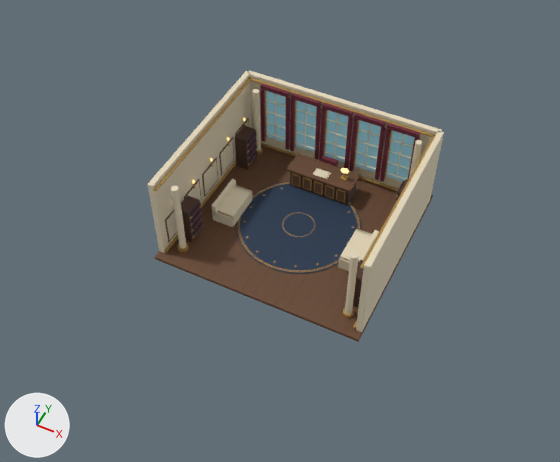
One commit to the glTF model public/models/oval-arena.glb: the scene before it, then after it.
The view is the same before and after, from a 50 mm camera at (18.9, -41.5, 50.2) aimed at (-0.4, -2.9, 2.0). The lights are fixed; the arrows at lower left show +X, +Y and +Z. The older version comes first. Vertices at exactly the same position are counted once.

In view in the first picture: 'OvalArenaGeometry'.
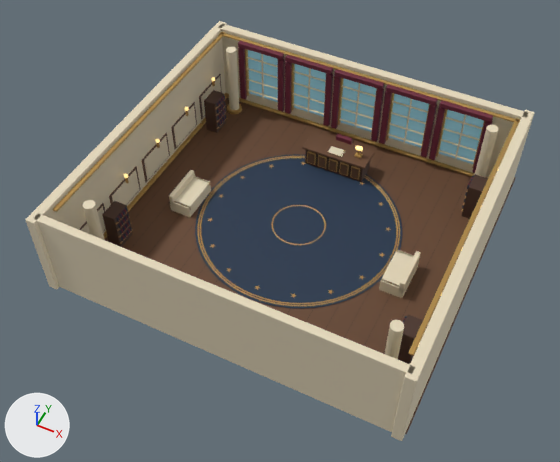
The change, as a diff of the scene's bpy script:
```diff
--- a/public/models/oval-arena.glb.py
+++ b/public/models/oval-arena.glb.py
@@ me_cylinder_003 @@
 # used by ob_ovalarenageometry; parent = ob_ovalarenaroot; location = (0.0, 0.0, 0.03)
-me_cylinder_003.from_pydata(...)  # 8132 vertices, 14792 faces; spans x -9.3..9.3, y -8.7..8.7, z -0.3..8.0
+me_cylinder_003.from_pydata(...)  # 8272 vertices, 15048 faces; spans x -9.3..9.3, y -9.2..8.7, z -0.3..8.0
+# me_cylinder_003 part 1: the loose piece of 24 vertices spanning x -3.1..3.1, y 3.8..6.2, z 1.9..2.1 is scaled about its middle by (0.606, 0.606, 1)
+# me_cylinder_003 part 2: the loose piece of 24 vertices spanning x -1.5..-0.7, y 4.0, z 0.3..1.7 is scaled about its middle by (0.447, 0.606, 0.81), then moved by (-0.2, 0.4, 0.0), in mat_wood (brown #66452d)
+# me_cylinder_003 part 3: the loose piece of 24 vertices spanning x -1.4..-0.8, y 3.9..4.0, z 0.4..1.5 is scaled about its middle by (0.606, 0.606, 1), then moved by (0.4, 0.4, 0.0)
+# me_cylinder_003 part 4: the loose piece of 24 vertices spanning x -0.4..0.4, y 4.0, z 0.3..1.7 is scaled about its middle by (0.447, 0.606, 0.81), then moved by (0.0, 0.4, 0.0), in mat_wood (brown #66452d)
+# me_cylinder_003 part 5: the loose piece of 24 vertices spanning x 0.7..1.5, y 4.0, z 0.3..1.7 is scaled about its middle by (0.447, 0.606, 0.81), then moved by (-0.4, 0.4, 0.0), in mat_wood (brown #66452d)
+# me_cylinder_003 part 6: the loose piece of 24 vertices spanning x 0.8..1.4, y 3.9..4.0, z 0.4..1.5 is scaled about its middle by (0.606, 0.606, 1), then moved by (0.2, 0.4, 0.0)
+# me_cylinder_003 part 7: the loose piece of 24 vertices spanning x -8.4..-7.2, y 4.1..5.9, z 0.0..3.6 is scaled about its middle by (0.606, 0.606, 1)
+# me_cylinder_003 part 8: the loose piece of 24 vertices spanning x -8.4..-7.2, y -5.9..-4.1, z 0.0..3.6 is scaled about its middle by (0.606, 0.606, 1)
+# me_cylinder_003 part 9: the loose piece of 24 vertices spanning x 7.2..8.4, y 4.1..5.9, z 0.0..3.6 is scaled about its middle by (0.606, 0.606, 1)
+# me_cylinder_003 part 10: the loose piece of 24 vertices spanning x 7.2..8.4, y -5.9..-4.1, z 0.0..3.6 is scaled about its middle by (0.606, 0.606, 1)
+# me_cylinder_003 part 11: the loose piece of 24 vertices spanning x -2.8..2.8, y 4.1..5.9, z 0.0..2.0 is scaled about its middle by (0.606, 0.606, 1)
+# me_cylinder_003 part 12: the loose piece of 24 vertices spanning x -7.0..-5.0, y -2.8..0.9, z 0.0..1.2 is rebuilt with 24 vertices and now spans x -6.6..-5.4, y -2.1..0.1, z 0.0..1.2
+# me_cylinder_003 part 13: 134 loose pieces with 3188 vertices, spanning x -9.2..9.2, y -8.0..8.0, z 0.0..8.0, are deleted
+# me_cylinder_003 part 14: 45 vertices moved within x -8.5..8.5, y -6.1..7.5, z 4.1..7.1; 149 vertices removed from x -8.4..8.4, y -6.1..7.4, z 0.7..7.3; 3409 vertices added at x -9.3..9.3, y -9.2..8.4, z 0.0..8.0
+# other edits to the shape of me_cylinder_003 do not show in these pictures
 me_cylinder_003.materials.append(mat_rug)
@@ ob_ovalarenageometry @@
 ob_ovalarenageometry.location = (0.0, 0.0, 0.03)
+ob_ovalarenageometry.scale = (1.65, 1.65, 1.0)
```

Boxes (x1, y1, x2, y2) around the edits, measured in the pictures (560 x 462 px; the box of a moved part takes in the faces that stretch with it):
'OvalArenaGeometry', reshaped, rescaled (71% wider, 54% taller)
    before: (147, 70, 444, 342)
    after: (25, 21, 534, 441)
part 1 of me_cylinder_003, moved or reshaped
    before: (287, 153, 361, 192)
    after: (302, 132, 374, 169)
part 2 of me_cylinder_003, moved or reshaped
    before: (303, 177, 312, 191)
    after: (308, 153, 314, 164)
part 3 of me_cylinder_003, moved or reshaped
    before: (303, 179, 310, 190)
    after: (318, 157, 325, 168)
part 4 of me_cylinder_003, moved or reshaped
    before: (314, 181, 323, 195)
    after: (329, 160, 336, 171)
part 5 of me_cylinder_003, moved or reshaped
    before: (325, 185, 334, 199)
    after: (340, 164, 348, 175)
part 6 of me_cylinder_003, moved or reshaped
    before: (326, 186, 333, 198)
    after: (351, 168, 359, 179)
part 7 of me_cylinder_003, moved or reshaped
    before: (235, 126, 256, 170)
    after: (204, 90, 226, 133)
part 8 of me_cylinder_003, moved or reshaped
    before: (181, 195, 203, 242)
    after: (102, 201, 132, 247)
part 9 of me_cylinder_003, moved or reshaped (mostly hidden before)
    before: (397, 179, 408, 200)
    after: (461, 174, 488, 219)
part 10 of me_cylinder_003, moved or reshaped
    before: (353, 260, 364, 308)
    after: (398, 314, 423, 364)
part 11 of me_cylinder_003, moved or reshaped
    before: (290, 172, 356, 205)
    after: (305, 150, 370, 182)
part 12 of me_cylinder_003, rebuilt
    before: (212, 185, 252, 227)
    after: (170, 176, 211, 217)
part 13 of me_cylinder_003, deleted
    before: (147, 71, 444, 332)
part 14 of me_cylinder_003, built on
    before: (192, 94, 413, 215)
    after: (25, 21, 534, 441)
